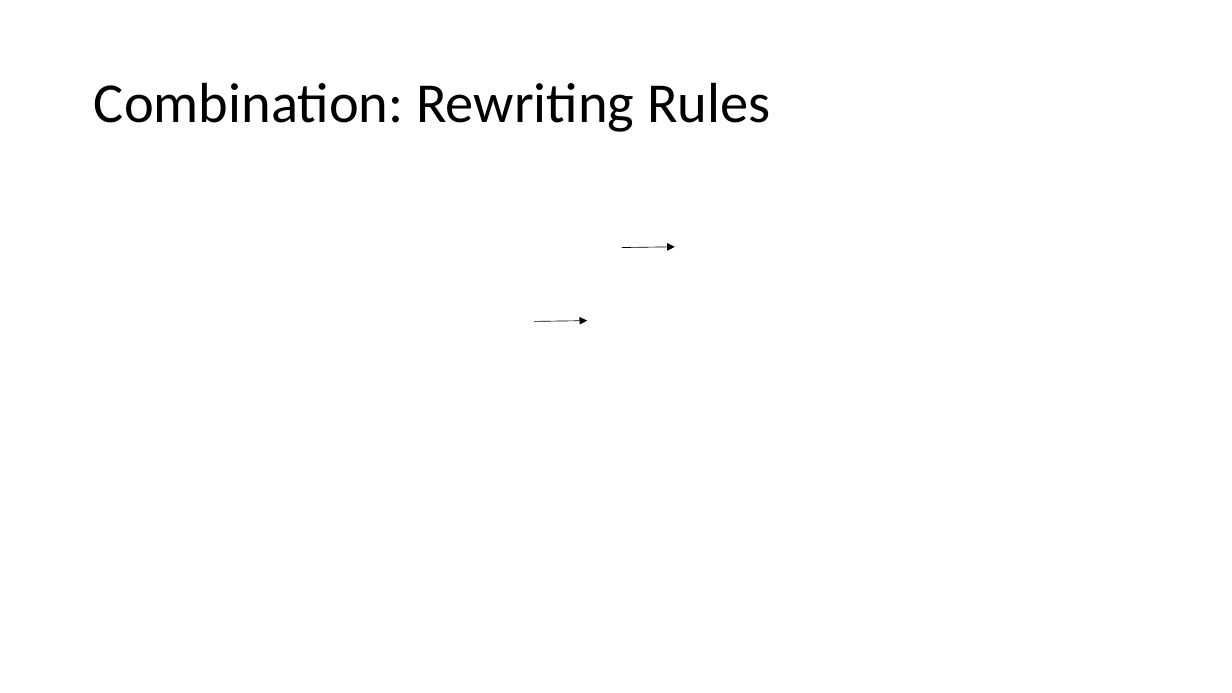
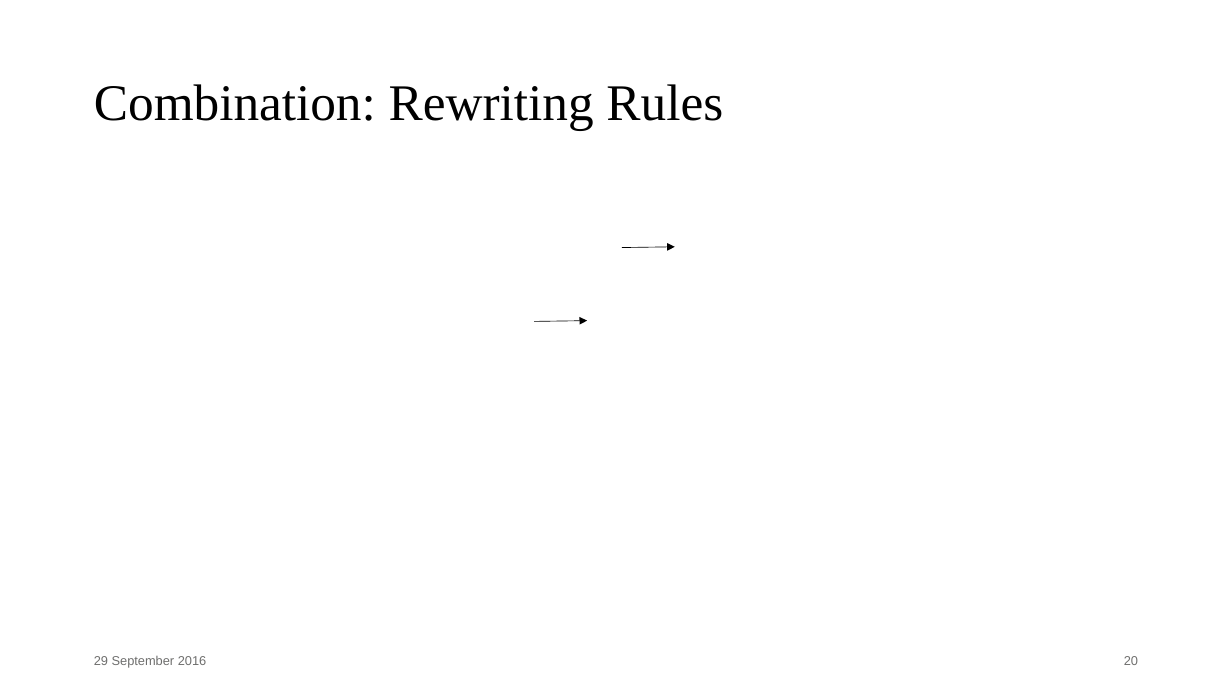
Before and after one commit to Aimenel/MT, a slide deck: slide 20 of presentations/Final Presentation/Final.pptx. Drawn at 1232x693 pixels with LibreOffice and Linux fonts; fonts in the diff are those of the drawing; grey boxes stand for pictures. Boxes give left, top, right and bottom in pixels: in the first picture for what was removed or moved away, otherwise in the second. Text is boxed around its words. In the diff, an @@ line names an element or a change of style, - is before the commit and + after.

```diff
--- a/presentations/Final Presentation/Final.pptx
+++ b/presentations/Final Presentation/Final.pptx
@@ title "Combination: Rewriting Rules" at [94,84,723,131]: size 44 to 40 pt, font Calibri to Times New Roman @@
@@ text added at [94,656,207,668], 10 pt, text #6F6F6E @@
+29 September 2016
@@ page number added at [1124,656,1138,665], 10 pt, text #6F6F6E @@
+20
```
Also in this commit, not shown: 21 other slides changed, 1 other file.
